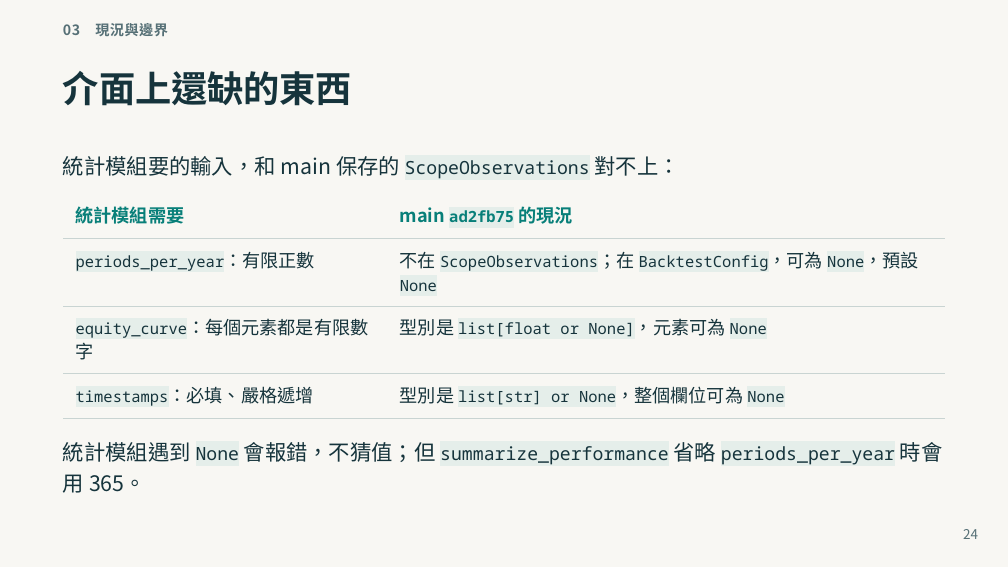
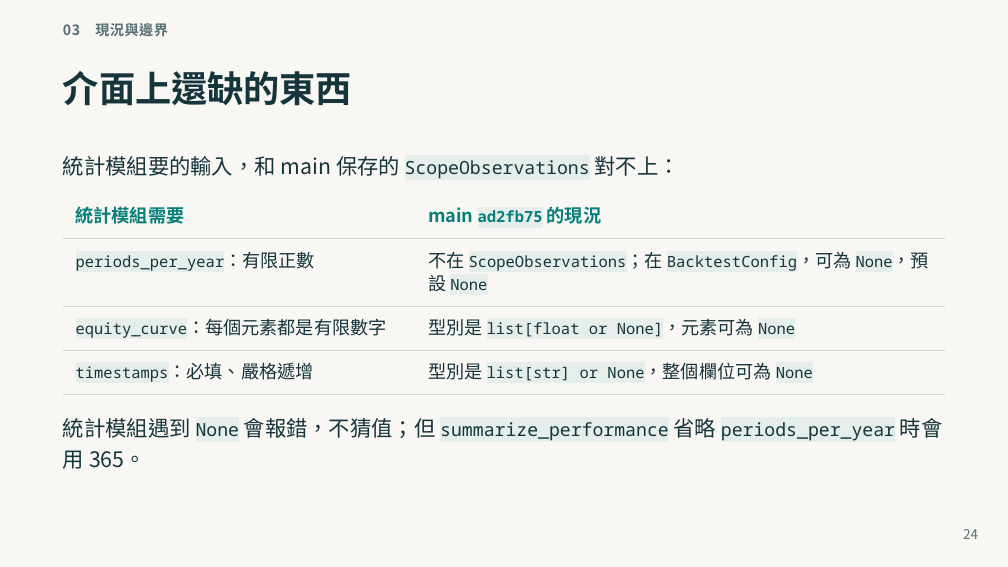
Before and after one commit to cklivse/tradingdev, a slide deck: slide 24 of talks/statistics-module/statistics-module.pptx. Drawn at 1008x567 pixels with LibreOffice and Linux fonts; fonts in the diff are those of the drawing. Boxes give left, top, right and bottom in pixels: in the first picture for what was removed or moved away, otherwise in the second. Text is boxed around its words. In the diff, an @@ line names an element or a change of style, - is before the commit and + after.

```diff
--- a/talks/statistics-module/statistics-module.pptx
+++ b/talks/statistics-module/statistics-module.pptx
@@ table: place and size @@
-table at <box>63,194,945,410</box>
+table at <box>63,194,944,386</box>
@@ text "統計模組遇到 None 會報錯，不猜值；但 summarize_performance 省略 ...": place and size @@
-text "統計模組遇到 None 會報錯，不猜值；但 summarize_performance 省略 ..." at <box>63,442,943,493</box>
+text "統計模組遇到 None 會報錯，不猜值；但 summarize_performance 省略 ..." at <box>63,418,943,469</box>
```
Also in this commit, not shown: 3 other slides changed, 5 other files.
